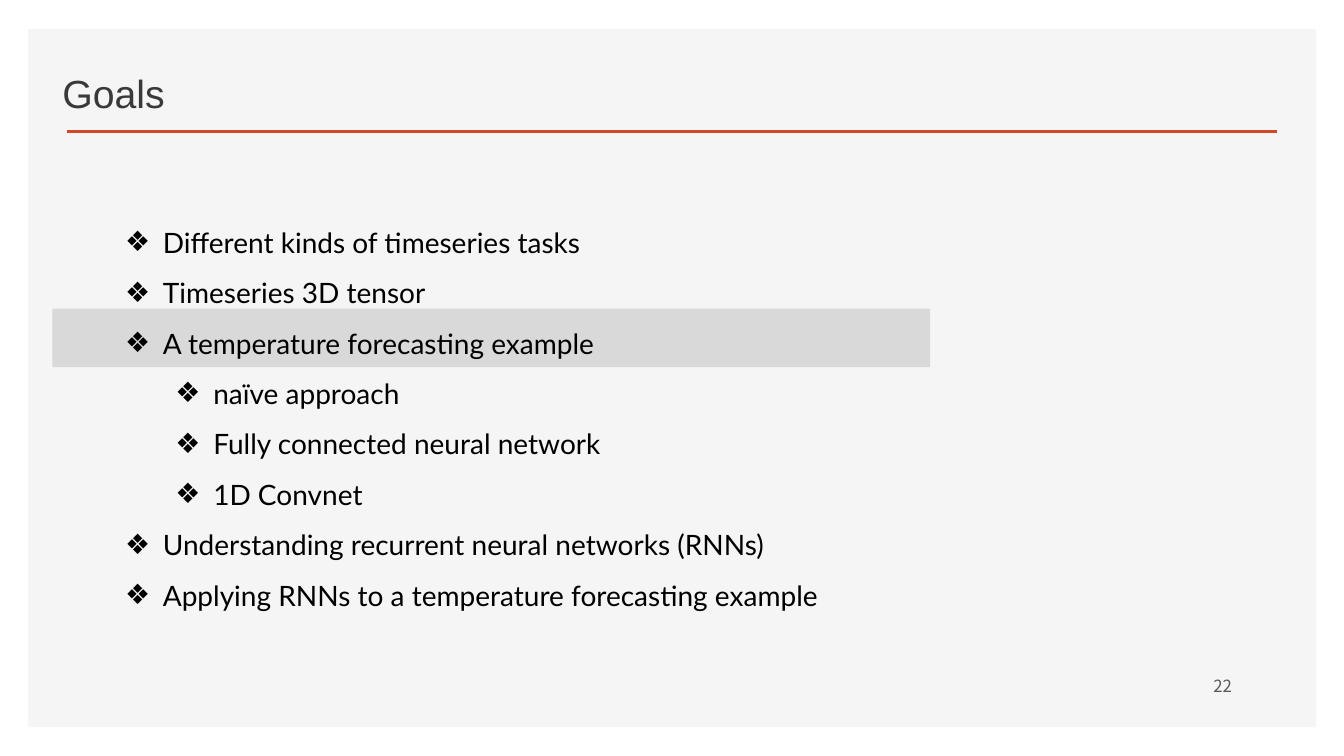
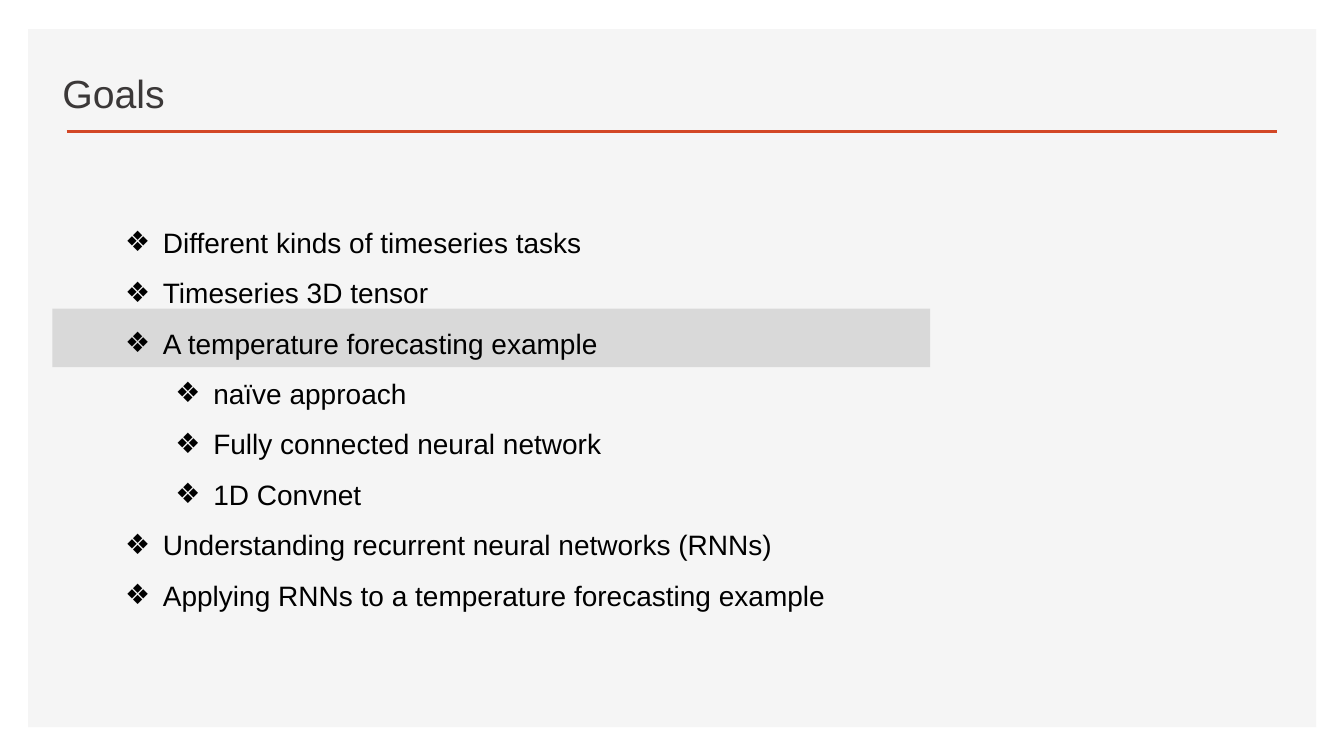
Before and after one commit to ancestor9/2026_Fall_Deep-Learning-with-Python, a slide deck: slide 24 of Chapter 13 Timeseries forecasting.pptx (slide 22 before the commit). Drawn at 1344x756 pixels with LibreOffice and Linux fonts; fonts in the diff are those of the drawing; background and template pictures are left out. Boxes give left, top, right and bottom in pixels: in the first picture for what was removed or moved away, otherwise in the second. Text is boxed around its words. In the diff, an @@ line names an element or a change of style, - is before the commit and + after.

```diff
--- a/Chapter 13 Timeseries forecasting.pptx
+++ b/Chapter 13 Timeseries forecasting.pptx
@@ text "Different kinds of timeseries tasks" at bbox=[163, 232, 825, 611]: font Lato to Arial @@
@@ page number removed at bbox=[1213, 679, 1232, 692] @@
-22
```
Also in this commit, not shown: 21 other slides changed, 4 slides added, 1 slide removed.
